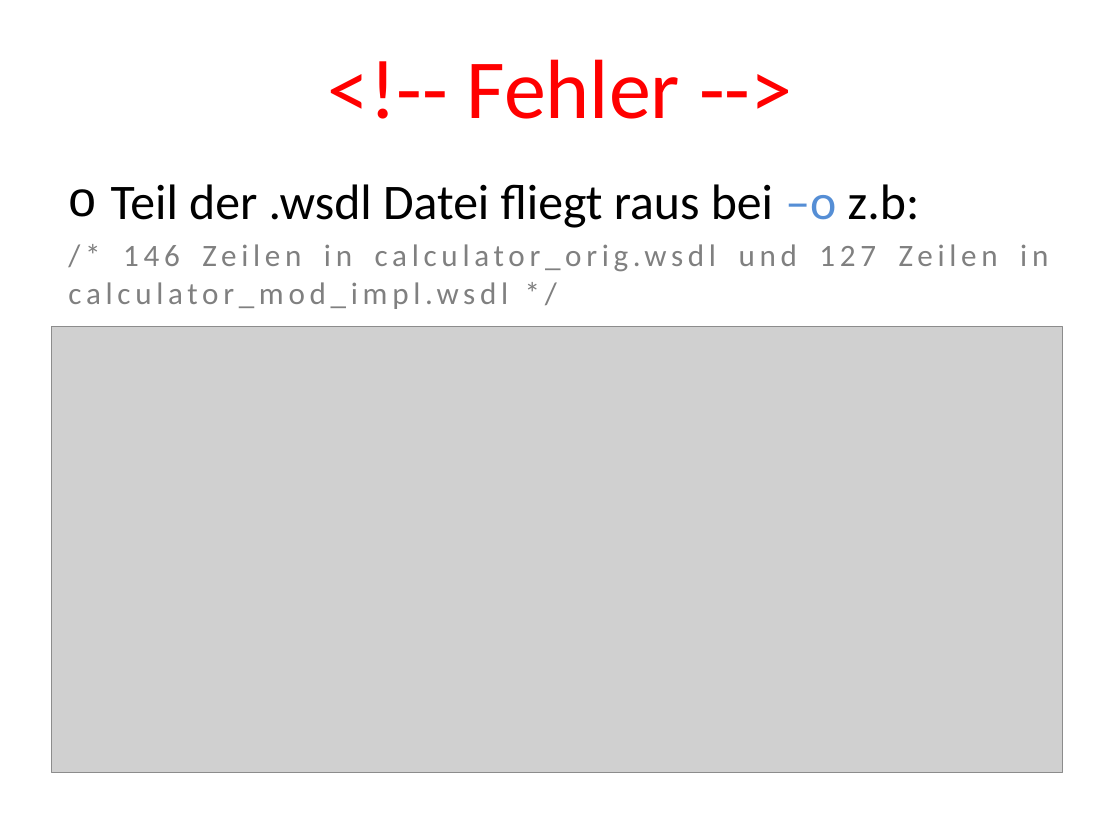
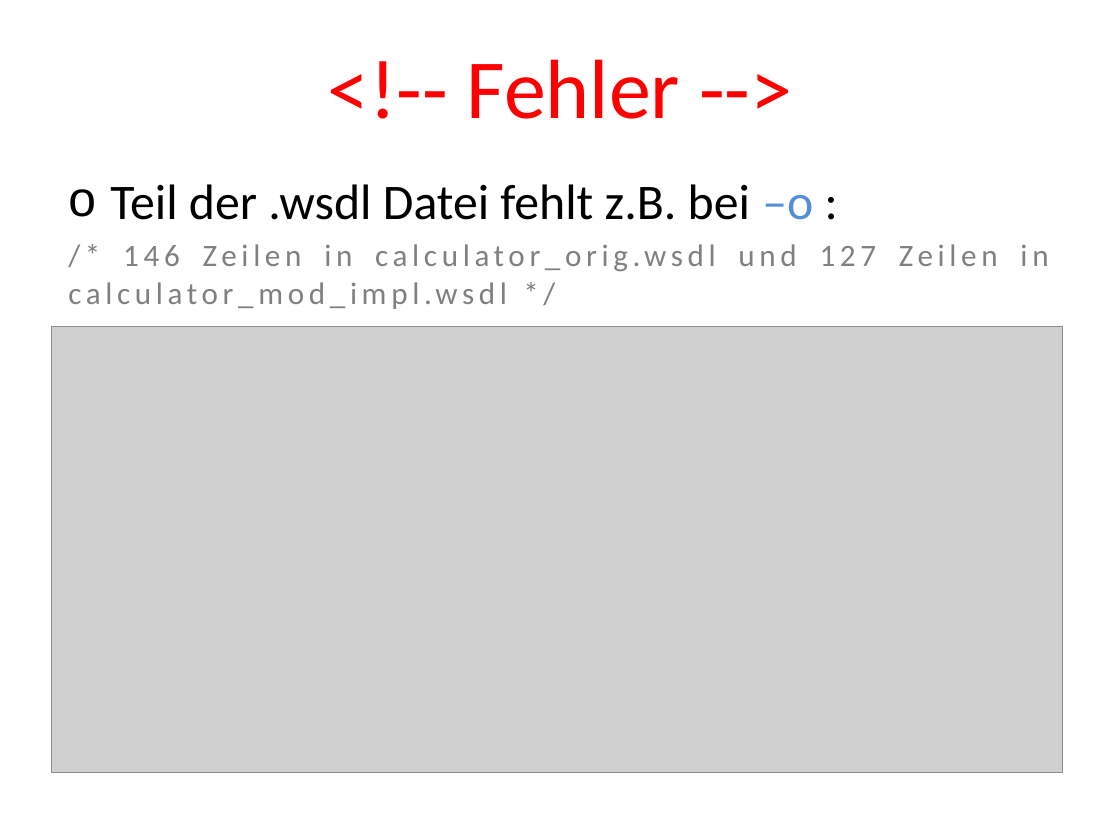
Before and after one commit to mostermann96/SWT2, a slide deck: slide 7 of 5_Regressionstests/Main_v2/Präsentation.pptx. Drawn at 1120x840 pixels with LibreOffice and Linux fonts; fonts in the diff are those of the drawing; grey boxes stand for pictures. Boxes give left, top, right and bottom in pixels: in the first picture for what was removed or moved away, otherwise in the second. Text is boxed around its words. In the diff, an @@ line names an element or a change of style, - is before the commit and + after.

```diff
--- a/5_Regressionstests/Main_v2/Präsentation.pptx
+++ b/5_Regressionstests/Main_v2/Präsentation.pptx
@@ text at (110, 184, 813, 220): text changed @@
-o Teil der .wsdl Datei fliegt raus bei –o z.b:
+o Teil der .wsdl Datei fehlt z.B. bei –o :
```
Also in this commit, not shown: 8 other slides changed.
